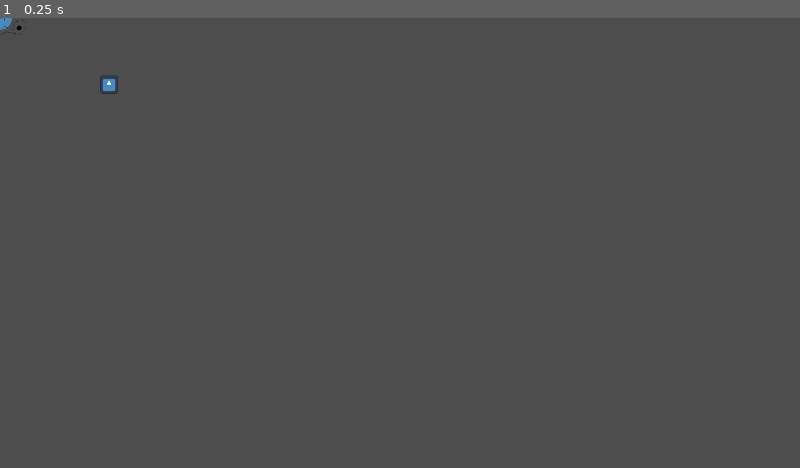
Above: before the commit, frame 1.
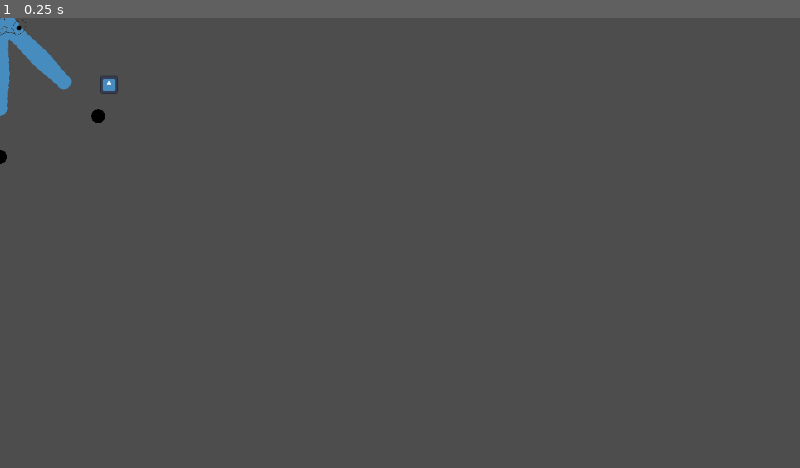
Above: after the commit, the same moment.

Repository: kam-zhan-yue/cissa-gmc-jam
Game: Godot game, scene res://scenes/test.tscn
Two runs of this game, one before a commit and one after it. Both use one fixed random seed, a clock stepped at 60 frames per second and the inputs below. This scene is started directly instead of the project's main scene. The engine's default icon, where the game draws it, is replaced by a stand-in: a white triangle on a blue panel in a dark square.
Inputs:
- Up to frame 1 (0.25 s): no input

The runs differ from the first frame. In frame 1, 0.7% of the frame differs, in the area x 0-14%, y 0-33%.

Commit message:
chore: fix stuff

Diff:
--- a/scenes/test.tscn
+++ b/scenes/test.tscn
@@ -22,4 +22,3 @@
 shape = SubResource("RectangleShape2D_jcd4p")
 
 [node name="Octopus" parent="." instance=ExtResource("2_bl13t")]
-num_arms = 0
--- a/scripts/entities/arm.gd
+++ b/scripts/entities/arm.gd
@@ -156,12 +156,13 @@
 func _calculate_constraint(curr: Constraint, next: Constraint, query_ray: bool, constraint_distance: bool) -> void:
 	var next_position := next.position
 
-	var space_state = get_world_2d().direct_space_state
-	var query = PhysicsRayQueryParameters2D.create(curr.position, next.position, Game.OBSTACLE_COLLISION_MASK)
-	var result = space_state.intersect_ray(query)
+	#var space_state = get_world_2d().direct_space_state
+	#var query = PhysicsRayQueryParameters2D.create(curr.position, next.position, Game.OBSTACLE_COLLISION_MASK)
+	#var result = space_state.intersect_ray(query)
 	#if result and query_ray:
-		#next_position = result['position'] - global_position
-		#draw_circle(next_position, 5.0, Color.RED)
+		#print("Hit ray")
+		#next_position = result['position']
+		#draw_circle(next_position - global_position, 5.0, Color.RED)
 		#next.is_base = true
 	#else:
 		#next.is_base = false
